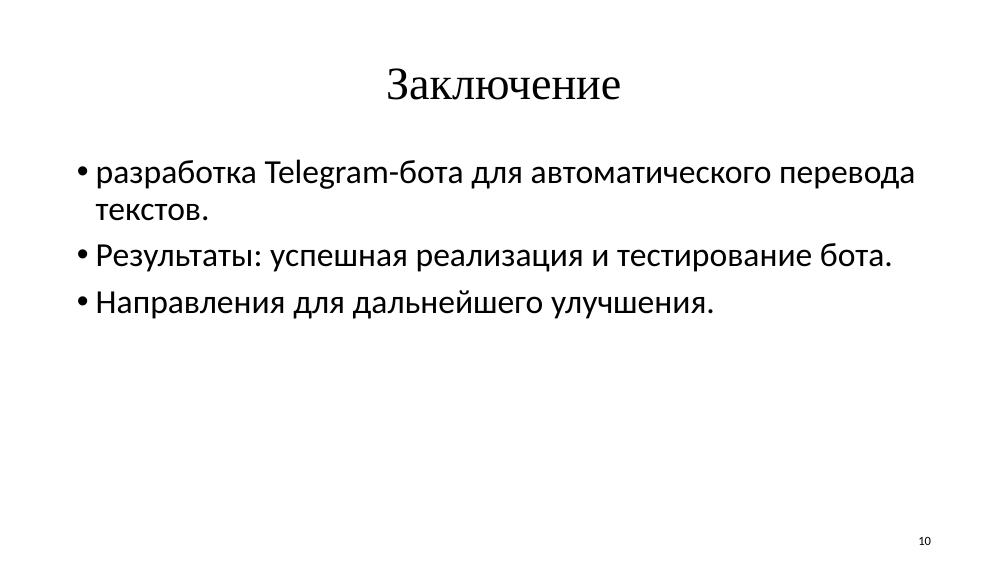
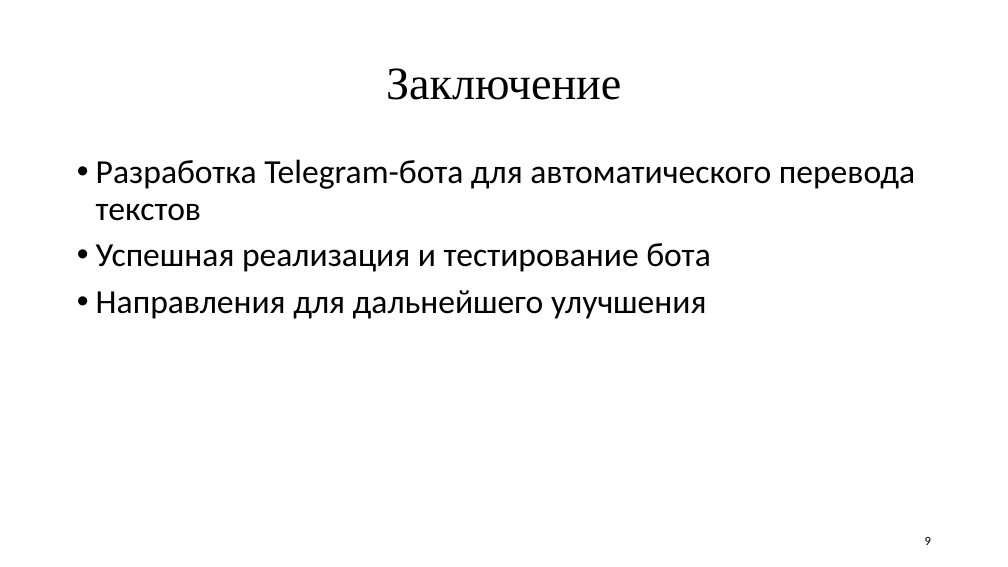
Before and after one commit to Fextice/PostTranslator_bot, a slide deck: slide 9 of DocumentsTGbot/PrezaTGbot.pptx (slide 10 before the commit). Drawn at 1008x567 pixels with LibreOffice and Linux fonts; fonts in the diff are those of the drawing. Boxes give left, top, right and bottom in pixels: in the first picture for what was removed or moved away, otherwise in the second. Text is boxed around its words. In the diff, an @@ line names an element or a change of style, - is before the commit and + after.

```diff
--- a/DocumentsTGbot/PrezaTGbot.pptx
+++ b/DocumentsTGbot/PrezaTGbot.pptx
@@ text at (96,159,915,319): text changed @@
-• разработка Telegram-бота для автоматического перевода текстов.
-• Результаты: успешная реализация и тестирование бота.
-• Направления для дальнейшего улучшения.
+• Разработка Telegram-бота для автоматического перевода текстов
+• Успешная реализация и тестирование бота
+• Направления для дальнейшего улучшения
@@ page number at (925,537,931,545): text changed @@
-10
+9
```
Also in this commit, not shown: 2 other slides changed, 1 slide added, 2 slides removed, 1 other file.
